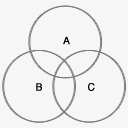
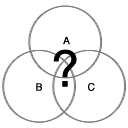
Layers edited between the first and the second 128x128 image:
added layer "?" above "outlines" over bbox(53, 49, 77, 87)
painted on "A" (2nd of 2, in "outlines"), masked it over bbox(30, 6, 102, 78)
painted on "B" (2nd of 2, in "outlines"), masked it over bbox(4, 50, 75, 122)
painted on "C" (2nd of 2, in "outlines"), masked it over bbox(54, 50, 126, 122)
hid "Layer 1" over bbox(0, 0, 128, 128)
